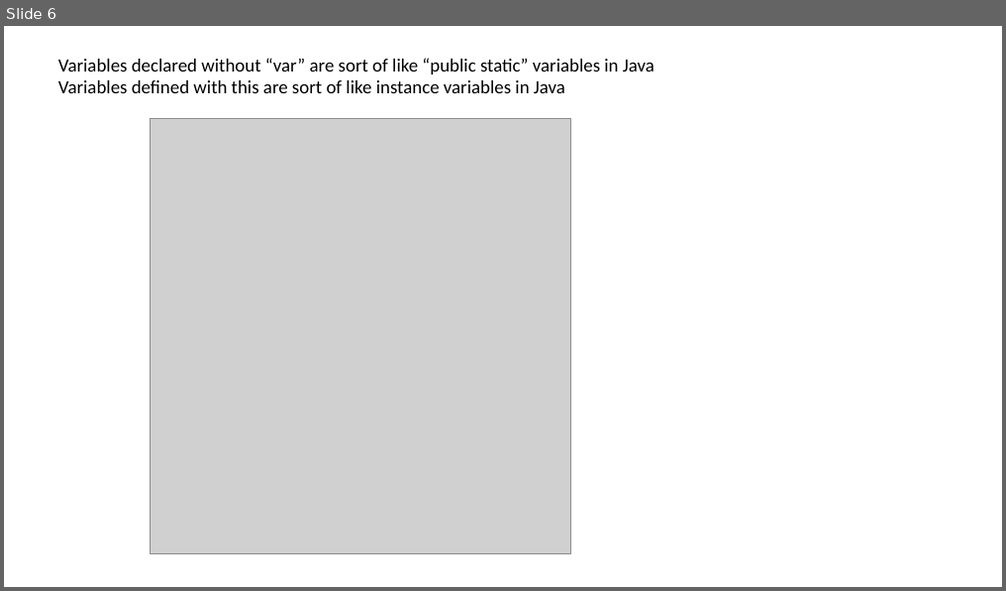
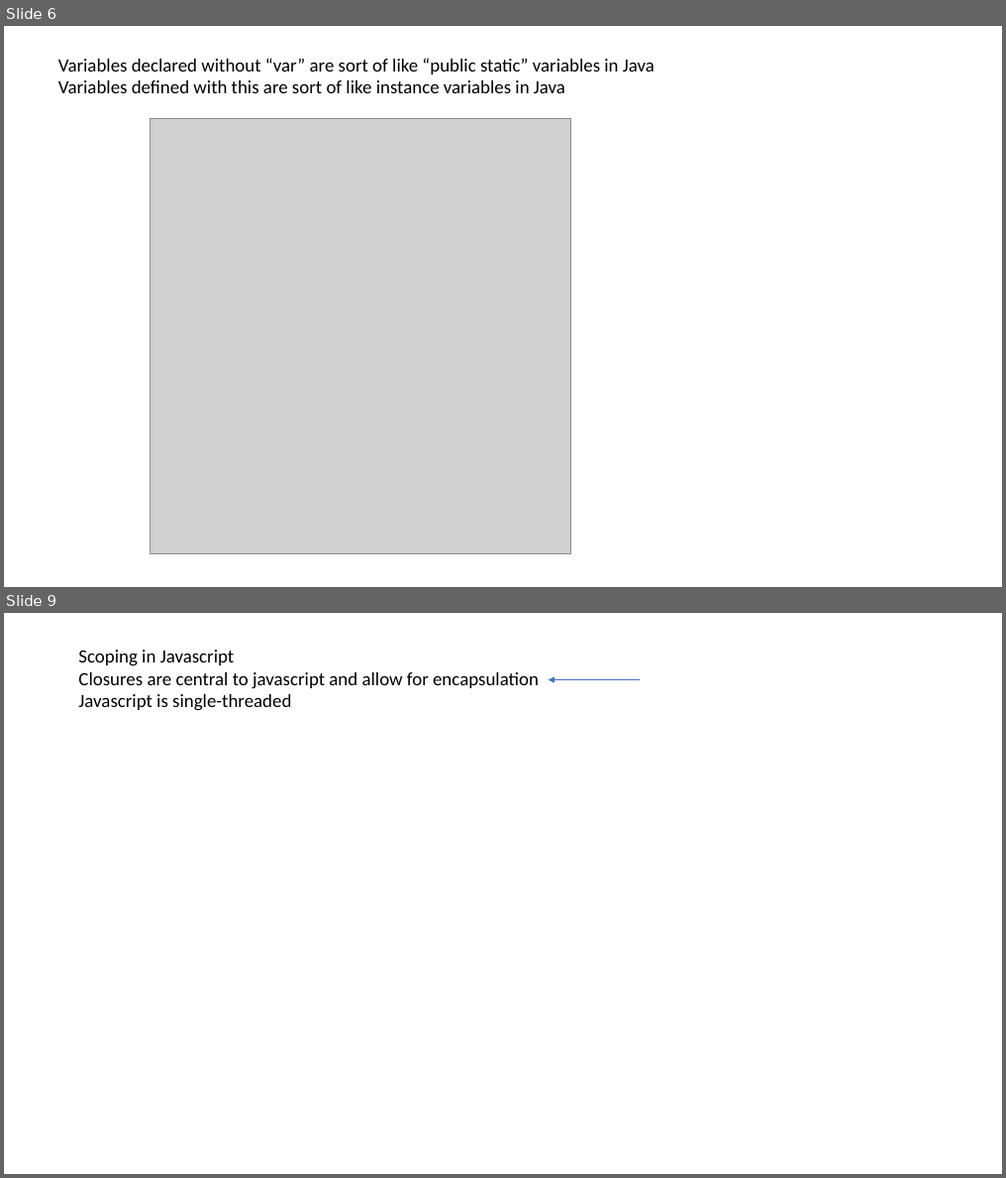
Before and after one commit to afodor/afodor.github.io, a slide deck: classes/prog2017/Prog3-Lecture25.pptx. Shown one above the other, each under a label of ours: slide 6 before the commit, slides 6 and 9 after it; the slides between them are not shown. The pictures are 1006x591 and 1006x1178 pixels, drawn with LibreOffice and Linux fonts; fonts in the diff are those of the drawing; grey boxes stand for pictures. Boxes give left, top, right and bottom in pixels: in the first picture for what was removed or moved away, otherwise in the second. Text is boxed around its words. In the diff, an @@ line names an element or a change of style, - is before the commit and + after.

```diff
--- a/classes/prog2017/Prog3-Lecture25.pptx
+++ b/classes/prog2017/Prog3-Lecture25.pptx
@@ slide 9 added at box(4, 613, 1002, 1174), background #FFFFFF @@
@@ text added at box(78, 650, 539, 711), 18 pt, text #000000 @@
+Scoping in Javascript
+Closures are central to javascript and allow for encapsulation
+Javascript is single-threaded
@@ arrow added from (640, 679) to (548, 679), #4472C4 0.5 pt @@
```
Also in this commit, not shown: 2 other slides added.
